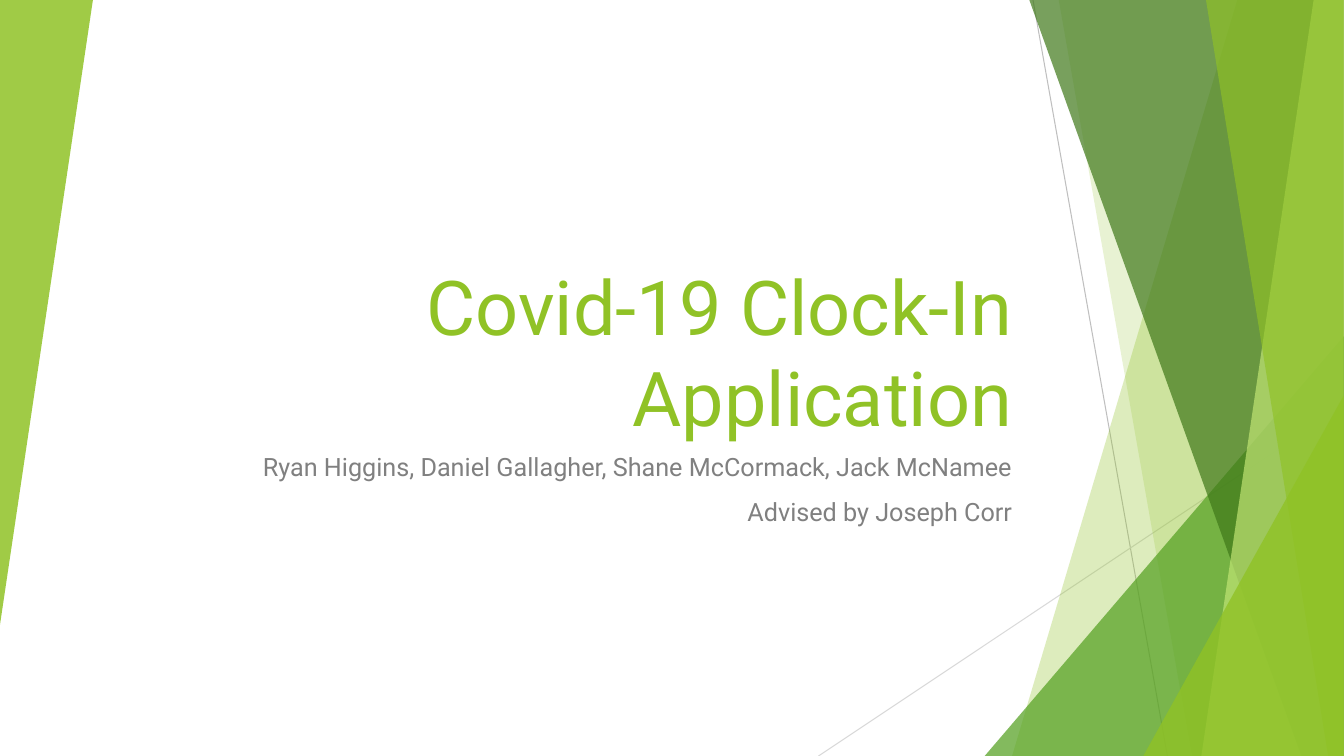
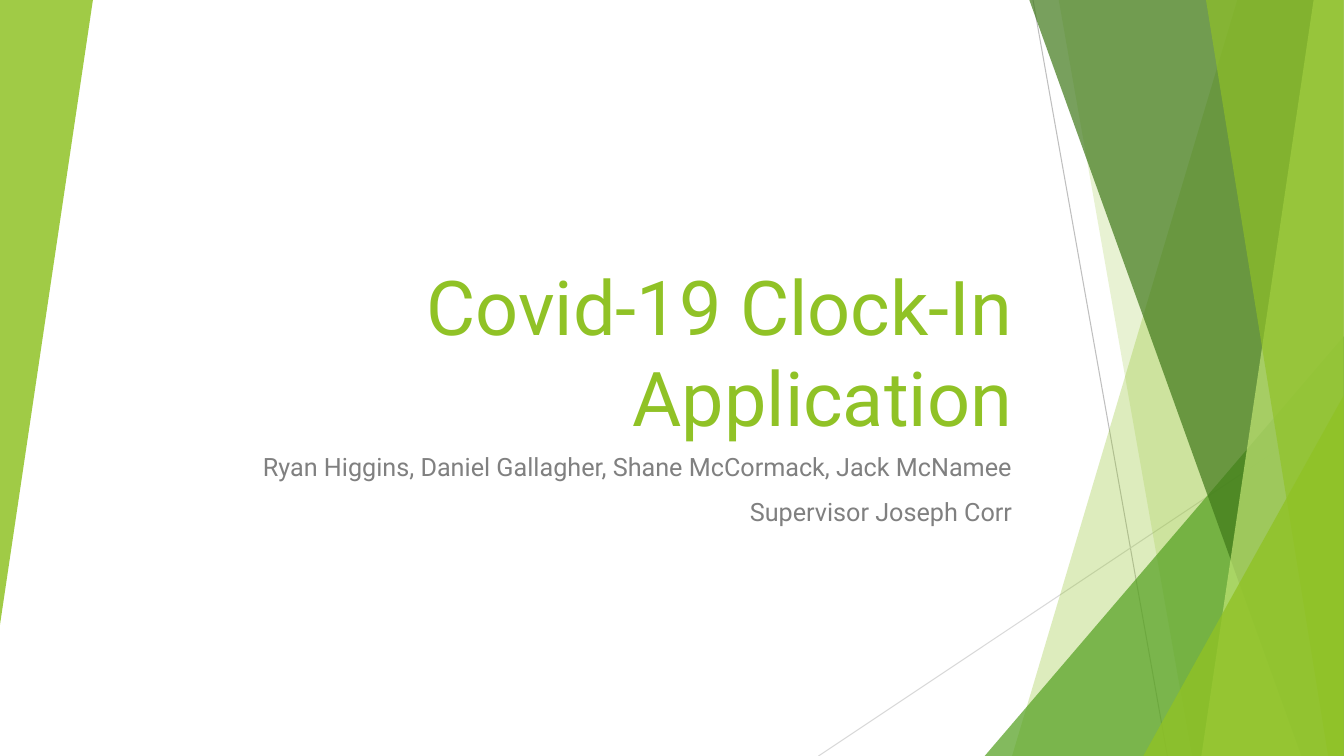
Before and after one commit to ryanhiggins11/FINAL-YEAR-PROJECT, a slide deck: slide 1 of Paperwork/Presentation of App.pptx. Drawn at 1344x756 pixels with LibreOffice and Linux fonts; fonts in the diff are those of the drawing. Boxes give left, top, right and bottom in pixels: in the first picture for what was removed or moved away, otherwise in the second. Text is boxed around its words. In the diff, an @@ line names an element or a change of style, - is before the commit and + after.

```diff
--- a/Paperwork/Presentation of App.pptx
+++ b/Paperwork/Presentation of App.pptx
@@ subtitle at (x1=750, y1=502, x2=1012, y2=526): text changed @@
-Advised by Joseph Corr
+Supervisor Joseph Corr
```
Also in this commit, not shown: 1 other slide changed, 1 slide removed.
